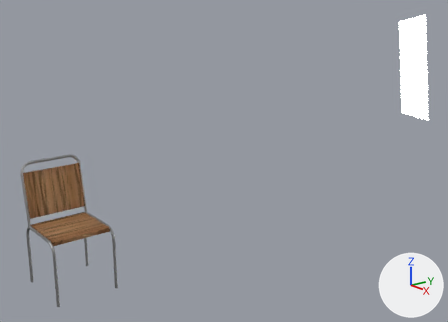
A saved change to the Blender file Blenderdateien/Stuhl.blend.
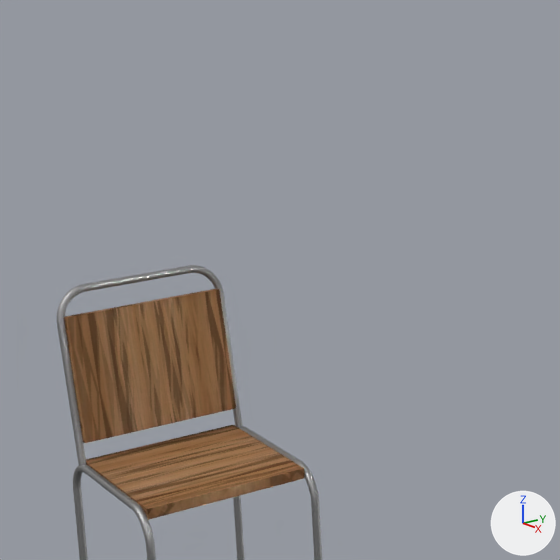
There are two pictures of each version: one whole from a camera (50 mm lens) standing at (14.14, -6.1, 7.55) and looking at (3.26, 2.47, 3.62), one close up on the part from 0% to 45% of the width and 18% to 81% of the height. Arrows for +X, +Y and +Z are at lower right; the lights stay in place.

In view in the first close-up: 'Tischbein', 'Tischbein.001', 'Tischbein.002', 'Tischplatte', 'Tischplatte.001'.
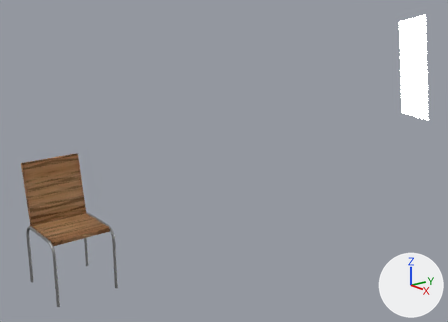
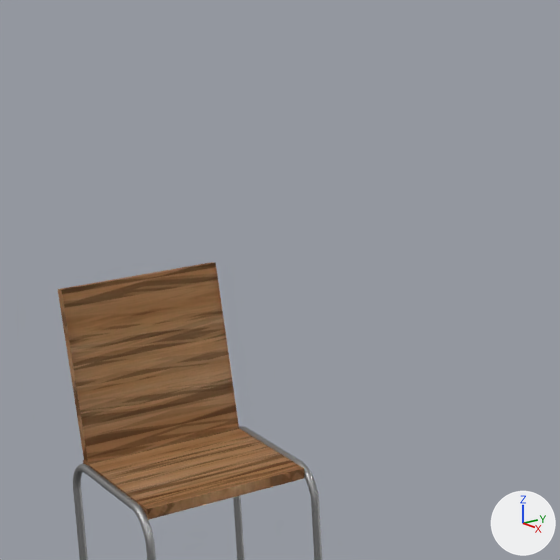
Changed parts and their boxes [x1, y1, x2, y2] in the close-ups (560 x 560 px):
'Tischplatte', turned, rescaled: before [64, 289, 236, 443]; after [58, 262, 239, 466]
'Tischbein.002', hidden: before [57, 265, 242, 466]

The change, as a list of edits to the scene's bpy script:
```text
Change ob_tischplatte:
    ob_tischplatte.rotation_euler: (1.745, 0.0, -1.571) -> (0.0, 1.745, 3.142)  # degrees (100, 0, -90) -> degrees (0, 100, 180)
    ob_tischplatte.scale: (0.76, 0.59, -0.05) -> (0.85, 0.76, -0.05)
Change ob_tischbein_002:
    add ob_tischbein_002.hide_viewport = True
```
